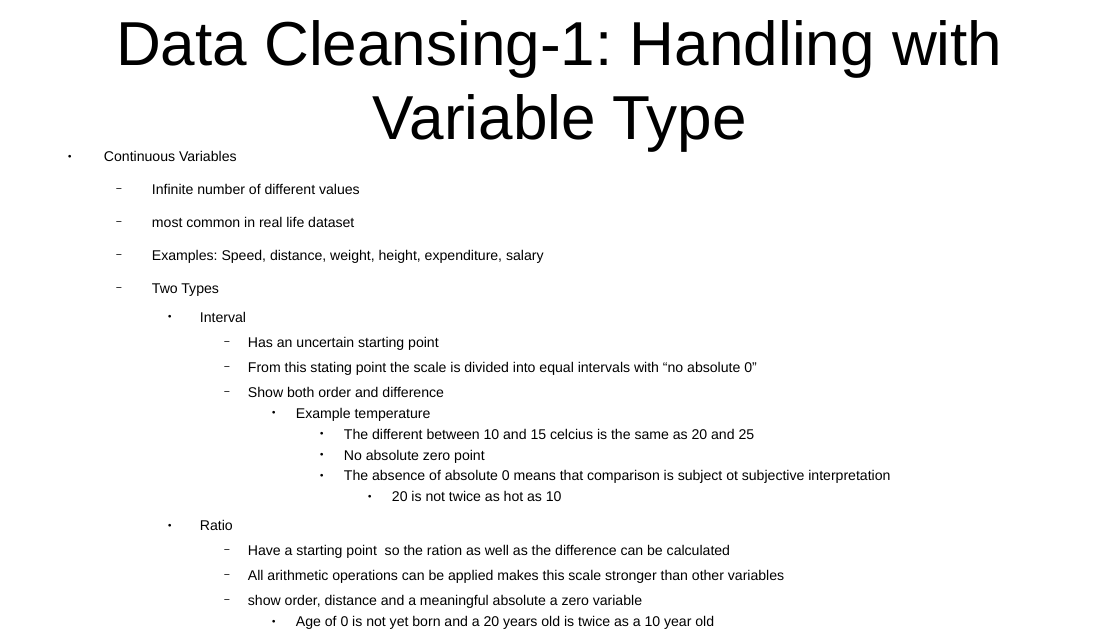
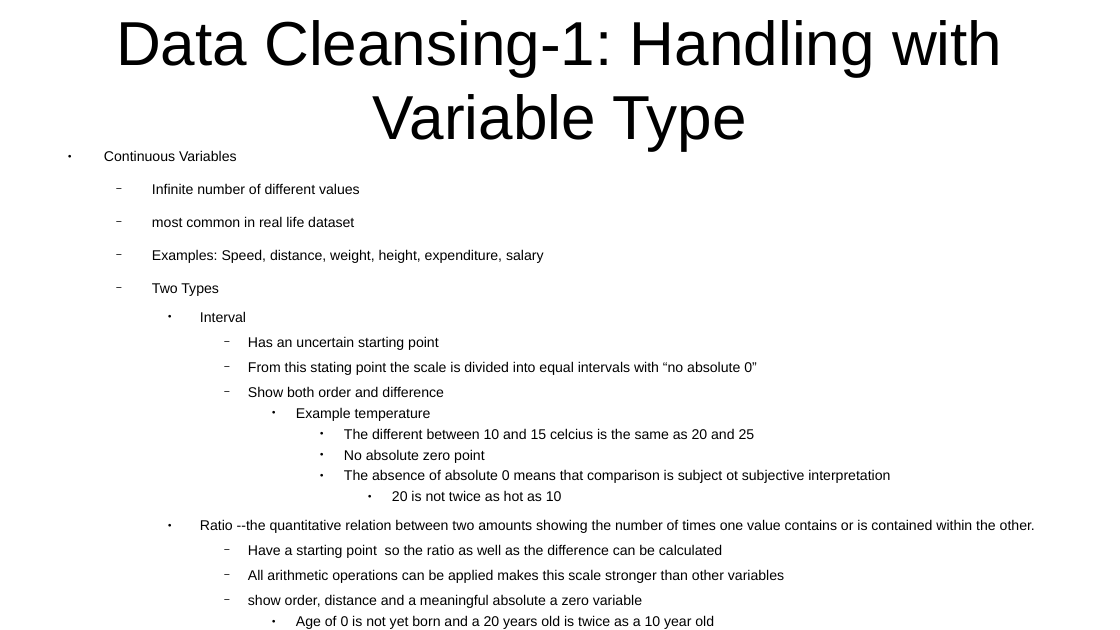
Before and after one commit to CharlesStockman/dataScience, a slide deck: slide 5 of magnimindAcademy/data_exploration/DataExploration.odp. Drawn at 1120x630 pixels with LibreOffice and Linux fonts; fonts in the diff are those of the drawing. Boxes give left, top, right and bottom in pixels: in the first picture for what was removed or moved away, otherwise in the second. Text is boxed around its words. In the diff, an @@ line names an element or a change of style, - is before the commit and + after.

```diff
--- a/magnimindAcademy/data_exploration/DataExploration.odp
+++ b/magnimindAcademy/data_exploration/DataExploration.odp
@@ text at box(200, 519, 1035, 558): text changed @@
-    ● Ratio
-      − Have a starting point so the ration as well as the difference can be calculated
+    ● Ratio --the quantitative relation between two amounts showing the number of times one value contains or is contained within the other.
+      − Have a starting point so the ratio as well as the difference can be calculated
```
Also in this commit, not shown: 5 other slides changed, 3 other files.
